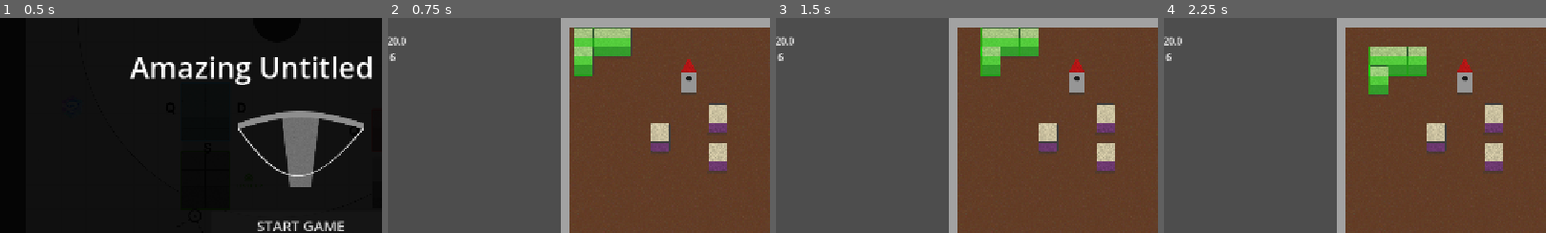
Above: before the commit, frames 1-4 (left to right).
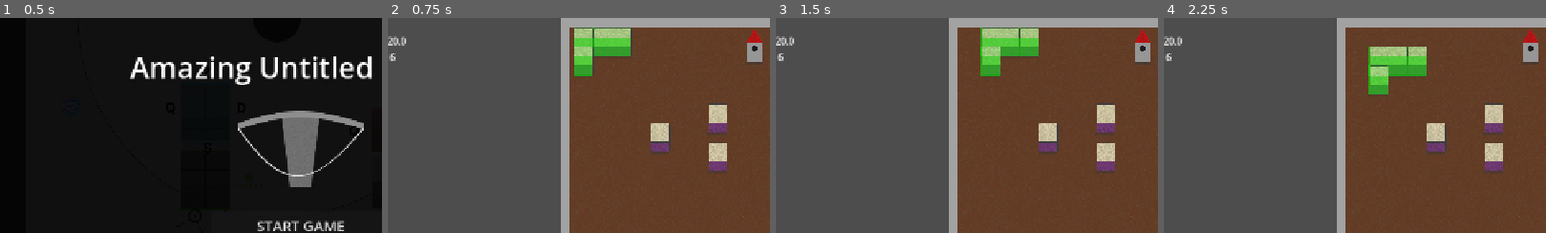
Above: after the commit, the same moments.

Repository: Angele-Bzl/construction
Game: Godot game, scene res://Scenes/title_screen.tscn
Same seed, same stepped clock (60 frames per second), same inputs: the game is played once before the commit and once after it.
Inputs (mouse positions are % of the whole screen's width and height, from its top left):
- Up to frame 1 (0.5 s): no input
- Up to frame 2 (0.75 s): click "START GAME" at 0.5 s
- Up to frame 3 (1.5 s): move the mouse to (72, 45) at 1.27 s; hold D (right) from 1.28 s (still down); click (72, 45) at 1.35 s
- Up to frame 4 (2.25 s): tap Enter at 2 s; move the mouse to (30, 55) at 2.02 s; release D (right) at 2.03 s; hold S (down) from 2.03 s (still down); right-click (30, 55) at 2.1 s; click (30, 55) at 2.17 s
The pictures show only the part of the screen within x 11-61%, y 0-50%; the shares and areas given below are measured in that part.

Frame 1 is identical in both runs. In frame 2, 1.1% of the frame differs, in the area x 76-98%, y 5-36%; in frame 3, 1.1%; in frame 4, 1.1%.

Commit message:
nexus random position
nexus pops at random at start (no parsing if it falls on an existing block)
deleted signal bullet to pick them up

Diff:
--- a/construction/Prefabs/BlockPrefabs/nexus.tscn
+++ b/construction/Prefabs/BlockPrefabs/nexus.tscn
@@ -6,9 +6,14 @@
 
 [node name="Nexus" unique_id=407422604 instance=ExtResource("1_yw6gb")]
 script = ExtResource("2_8h317")
+LEFT_DEFENDER_ZONE = 450
+RIGHT_DEFENDER_ZONE = 864
+TOP_DEFENDER_ZONE = 32
+HALF_DEFENDER_ZONE = 256
 
 [node name="BlockSprite" parent="." index="0" unique_id=1034150835]
-scale = Vector2(0.5333333, 0.5333333)
+position = Vector2(14, -28)
+scale = Vector2(0.5333333, 0.52834886)
 texture = ExtResource("2_gqxav")
 centered = true
 offset = Vector2(0, 0)
@@ -21,7 +26,12 @@
 scale = Vector2(0.455, 0.455)
 
 [node name="BlockCollision" parent="." index="1" unique_id=41598474]
+position = Vector2(14.000008, -28.000004)
 scale = Vector2(0.89, 1.81)
 
-[node name="BlockDetectionCollision" parent="BlockDetection" parent_id_path=PackedInt32Array(1880383099) index="0" unique_id=1666127460]
+[node name="BlockDetection" parent="." index="2" unique_id=1880383099]
+position = Vector2(14, -20)
+
+[node name="BlockDetectionCollision" parent="BlockDetection" index="0" unique_id=1666127460]
+position = Vector2(-7.6293945e-06, -7.9999943)
 scale = Vector2(0.86, 1.745)
--- a/construction/Scripts/bullet.gd
+++ b/construction/Scripts/bullet.gd
@@ -27,11 +27,6 @@
 		if life_point == 0:
 			go_back_to_stock()
 
-func _on_bullet_area_input_event(viewport: Node, event: InputEvent, shape_idx: int) -> void:
-	if event is InputEventMouseButton and event.pressed:
-		if event.button_index == MOUSE_BUTTON_LEFT:
-			go_back_to_stock()
-
 func go_back_to_stock():
 	queue_free()
 	Attacker.stock += 1
--- a/construction/Scripts/levelManager.gd
+++ b/construction/Scripts/levelManager.gd
@@ -6,6 +6,7 @@
 var patterns : Array[PackedScene]
 
 func _ready():
+
 	Defender.pattern_snapped.connect(generate_new_pattern)
 
 	_get_pattern_files()
--- a/construction/Scripts/nexus.gd
+++ b/construction/Scripts/nexus.gd
@@ -1,7 +1,20 @@
 extends Block
 class_name Nexus
 
+@export var LEFT_DEFENDER_ZONE : int = 450
+@export var RIGHT_DEFENDER_ZONE : int = 864
+@export var TOP_DEFENDER_ZONE : int = 32
+@export var HALF_DEFENDER_ZONE : int = 256
+
+var rng = RandomNumberGenerator.new()
+var x = rng.randi_range(LEFT_DEFENDER_ZONE, RIGHT_DEFENDER_ZONE)
+var y = rng.randi_range(TOP_DEFENDER_ZONE, HALF_DEFENDER_ZONE)
+
 func _ready():
+	x = x - (x % 32)
+	y = y - (y % 32)
+	self.position = Vector2(x, y)
+
 	is_collided.connect(take_damage)
 
 	max_hp = Defender.nexus_max_hp
